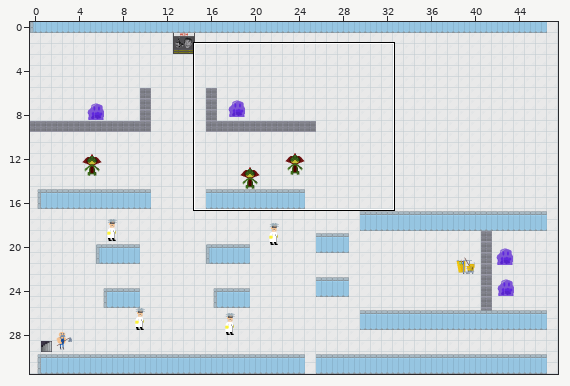
Level history. Tiled map: Janiterror/core/assets/level-advanced.tmx. Above, an overview of the earlier version with the close-up marked.
Close-up. Before the commit:
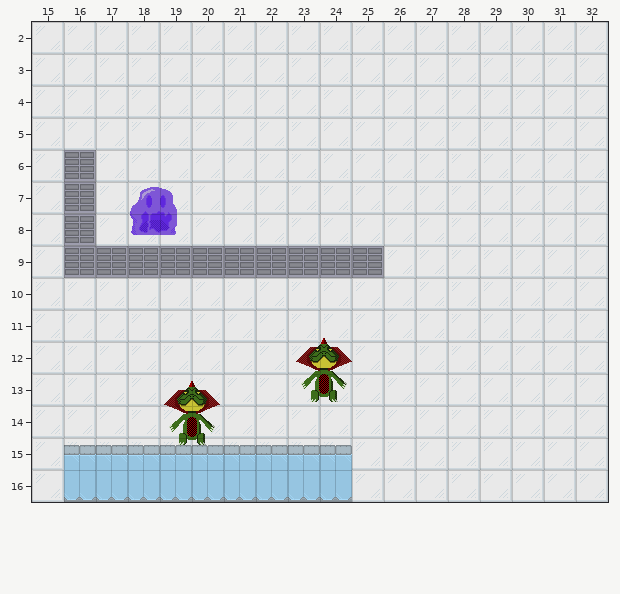
Cells are 32x32 px. Shown: x 15..32, y 2..16. The commit also changed other parts of the map, which this record leaves out.
Now the later version:
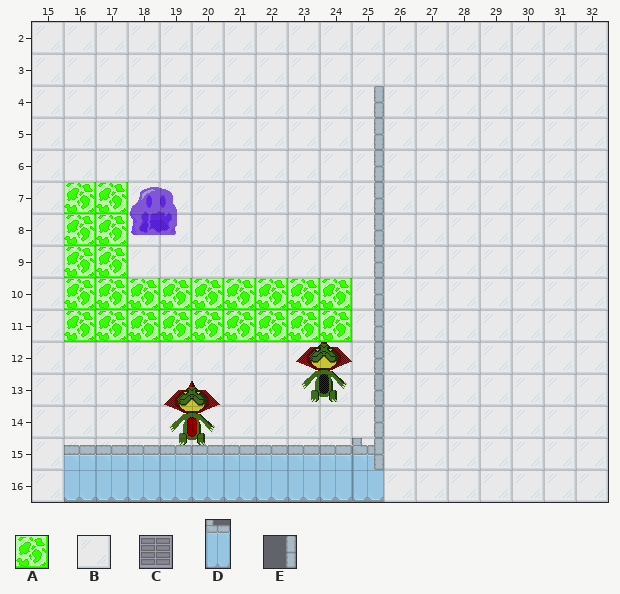
Key: from "hazard": A 0; from "tiles": B 0, C 4; from "wallsh": D 3; from "wallsv": E 1.
_ is an empty cell, # one hidden under a higher layer.
Tiles replaced or removed in this view: C.
Tiles of an added or newly shown layer are drawn over the layers below it.
Changes in this commit:
Changed rows in their new state; . is an unchanged cell.
Layer "tiles":
first column x 16:
 6 B.........
 7 #.........
 8 #.........
 9 ##BBBBBBBB
Layer "horizontal walls":
first column x 25:
16 D
Layer "vertical walls":
first column x 25:
 4 E
 5 E
 6 E
 7 E
 8 E
 9 E
10 E
11 E
12 E
13 E
14 E
15 E
Layer "hazards" (added):
first column x 16:
 7 AA.......
 8 AA.......
 9 AA.......
10 AAAAAAAAA
11 AAAAAAAAA
Where, in picture pixels (left, top, right, bottom), the same in both close-ups:
changed: (64, 86, 384, 502)
